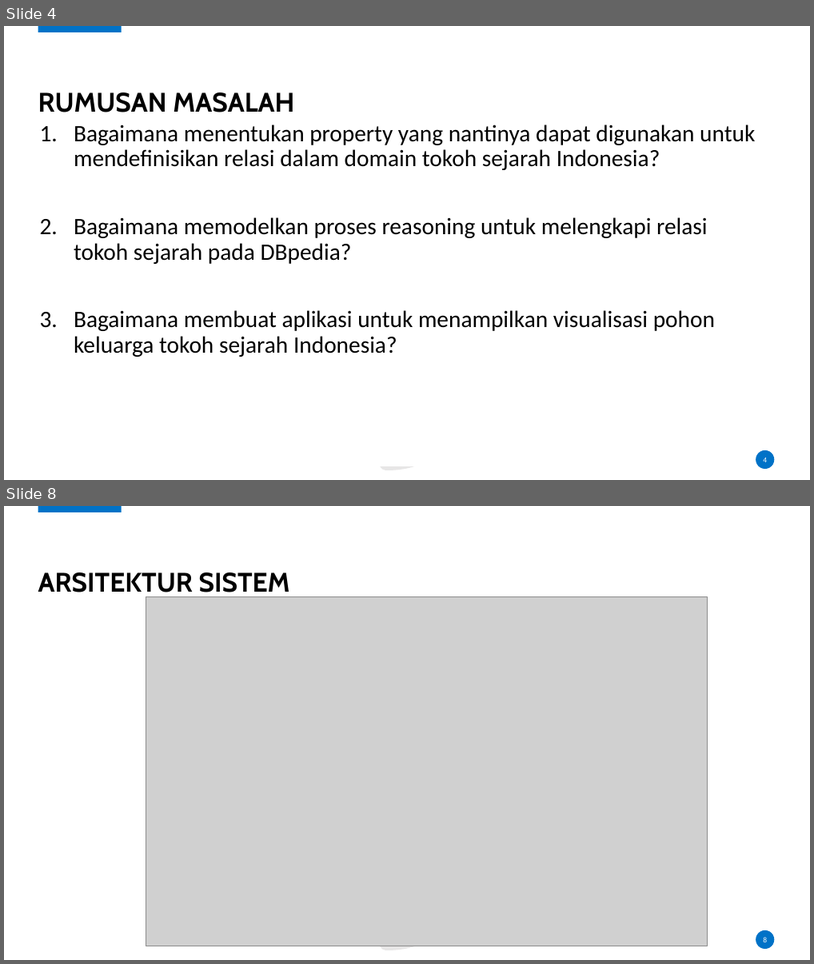
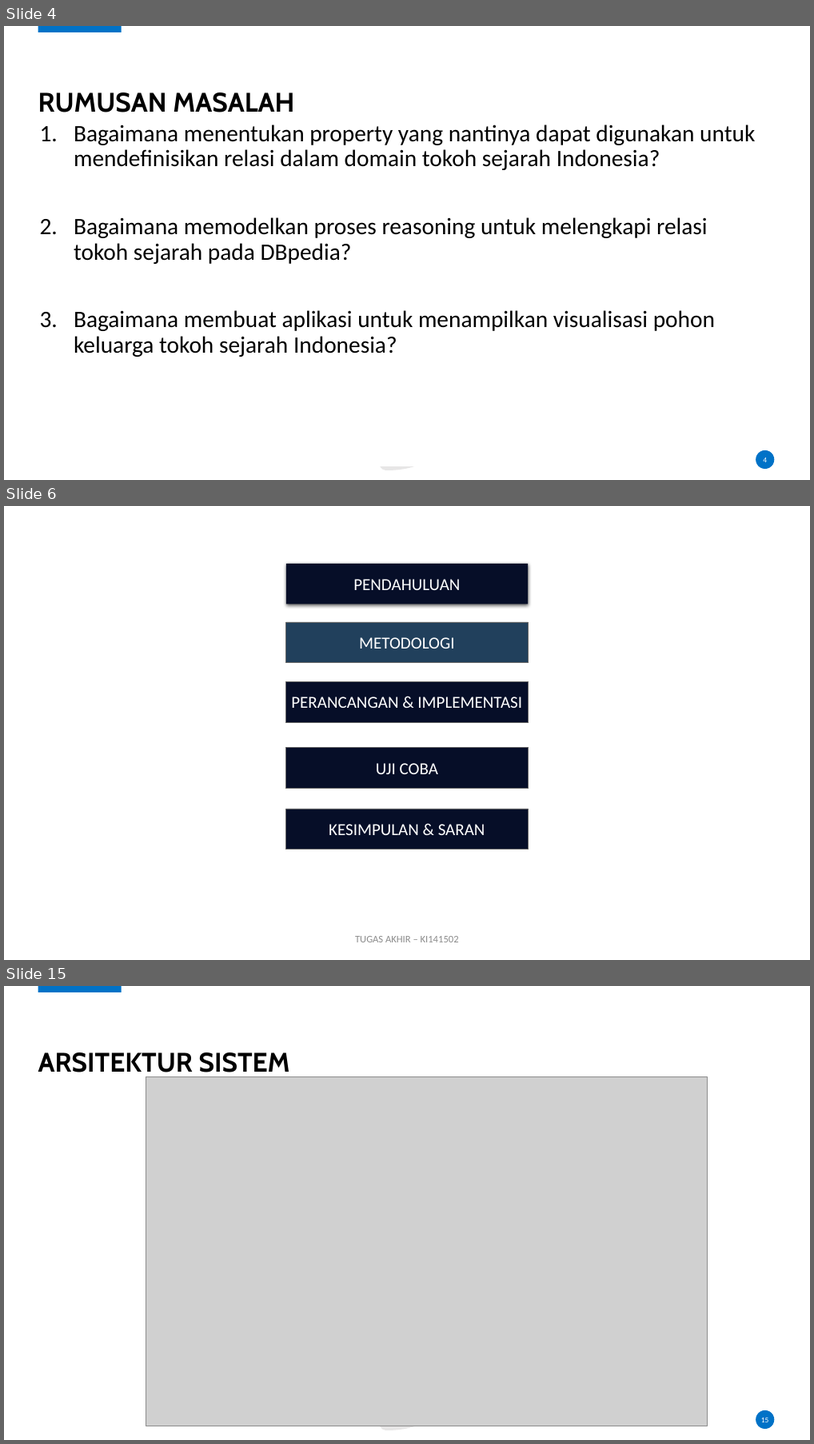
Before and after one commit to karyoutomoo/The-Tree-of-Heroes, a slide deck: 05111540000007-Faiq-Presentasi.pptx. Shown one above the other, each under a label of ours: slides 4 and 8 before the commit, slides 4, 6 and 15 after it; the slides between them are not shown. The pictures are 814x964 and 814x1444 pixels, drawn with LibreOffice and Linux fonts; fonts in the diff are those of the drawing; grey boxes stand for pictures; background and template pictures are left out. Boxes give left, top, right and bottom in pixels: in the first picture for what was removed or moved away, otherwise in the second. Text is boxed around its words. In the diff, an @@ line names an element or a change of style, - is before the commit and + after.

```diff
--- a/05111540000007-Faiq-Presentasi.pptx
+++ b/05111540000007-Faiq-Presentasi.pptx
@@ slide 6 added at box(4, 506, 810, 960), background #FFFFFF @@
@@ rectangle added at box(286, 564, 529, 604), fill #060E28, 20 pt, text #FFFFFF @@
+PENDAHULUAN
@@ rectangle added at box(286, 622, 529, 663), fill #21405C, outline #666666 0.5 pt, 20 pt, text #FFFFFF @@
+METODOLOGI
@@ rectangle added at box(286, 681, 529, 722), fill #060E28, outline #666666 0.5 pt, 20 pt, text #FFFFFF @@
+PERANCANGAN & IMPLEMENTASI
@@ rectangle added at box(286, 748, 529, 788), fill #060E28, outline #666666 0.5 pt, 20 pt, text #FFFFFF @@
+UJI COBA
@@ rectangle added at box(286, 808, 529, 849), fill #060E28, outline #666666 0.5 pt, 20 pt, text #FFFFFF @@
+KESIMPULAN & SARAN
@@ text added at box(355, 936, 459, 942), 12 pt, text #8C8C8C @@
+TUGAS AKHIR – KI141502
@@ what was slide 8 is now slide 15 @@
@@ page number at box(762, 1417, 770, 1422): text changed @@
-8
+15
```
Also in this commit, not shown: 9 slides changed, 11 other slides added, 1 slide removed, 8 other files.
